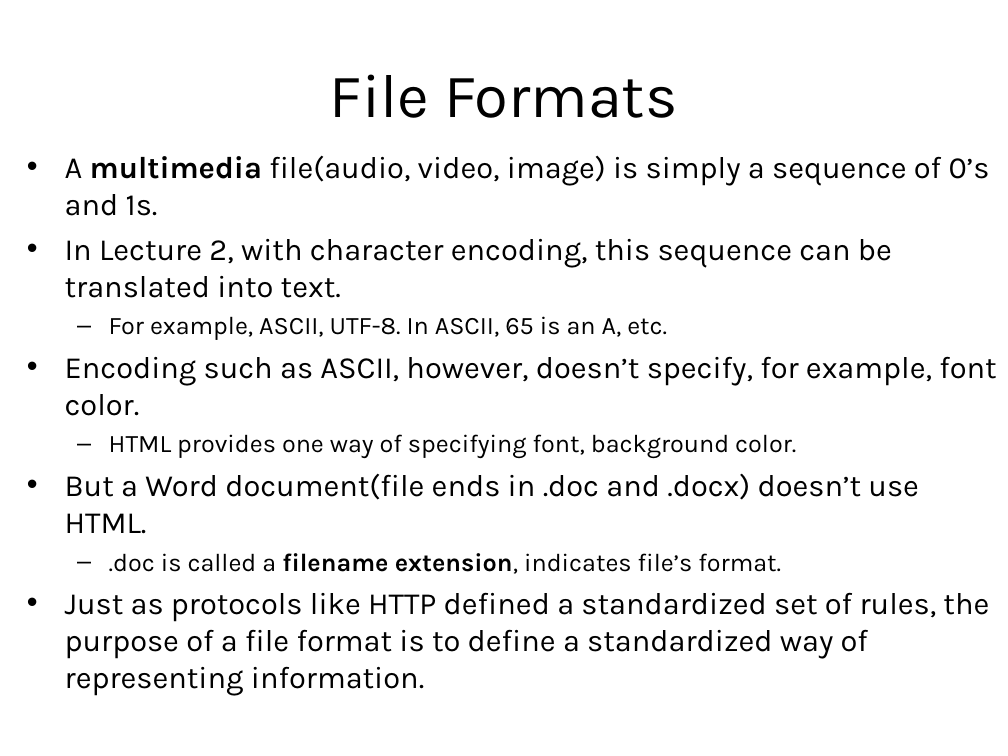
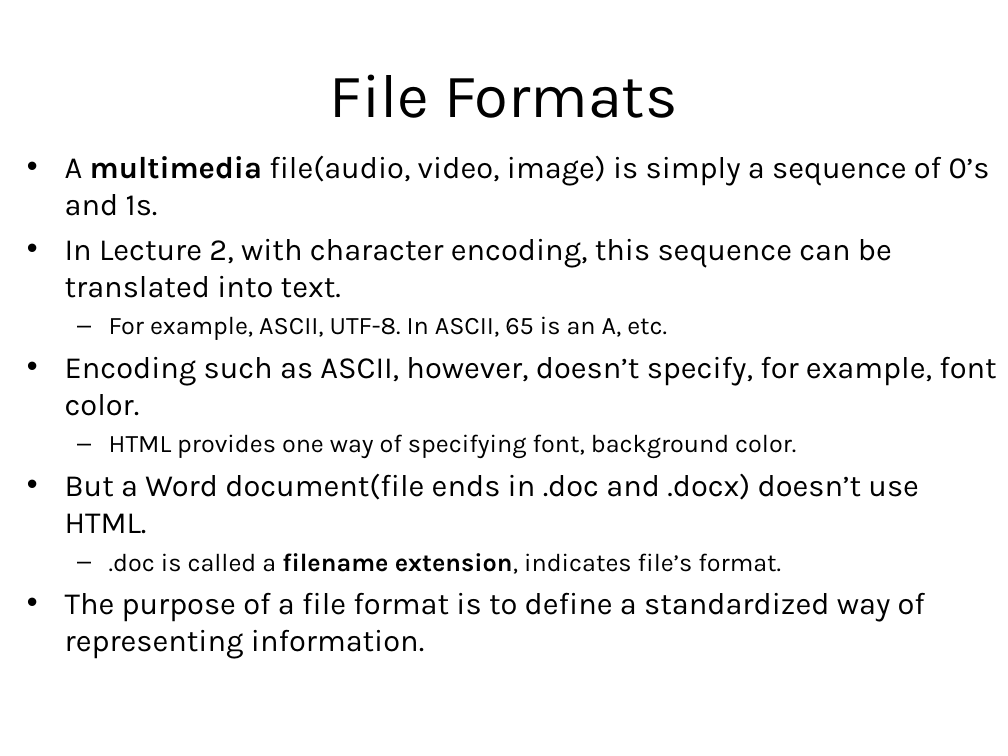
Before and after one commit to LongBaoNguyen/longbaonguyen.github.io, a slide deck: slide 3 of courses/apcsp/lecture16.ppt. Drawn at 1008x756 pixels with LibreOffice and Linux fonts; fonts in the diff are those of the drawing; background and template pictures are left out. Boxes give left, top, right and bottom in pixels: in the first picture for what was removed or moved away, otherwise in the second. Text is boxed around its words. In the diff, an @@ line names an element or a change of style, - is before the commit and + after.

```diff
--- a/courses/apcsp/lecture16.ppt
+++ b/courses/apcsp/lecture16.ppt
@@ text at (x1=65, y1=592, x2=925, y2=659): text changed @@
-• Just as protocols like HTTP defined a standardized set of rules, the purpose of a file format is to define a standardized way of representing information.
+• The purpose of a file format is to define a standardized way of representing information.
```
Also in this commit, not shown: 1 other slide changed, 1 slide added, 5 other files.
